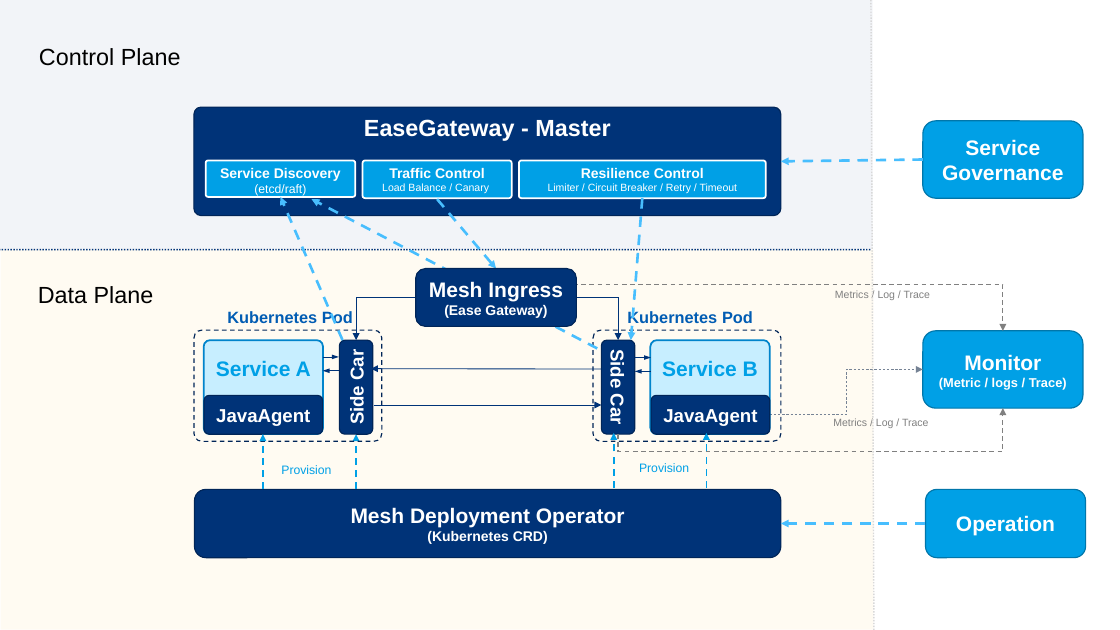
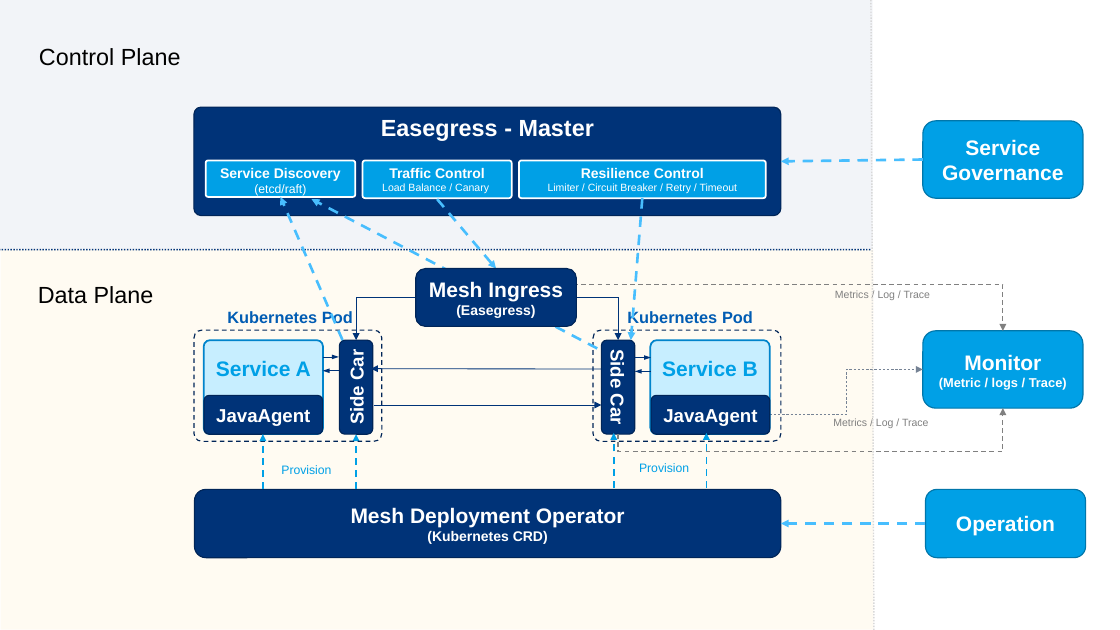
Before and after one commit to megaease/easemesh, a slide deck: slide 2 of docs/architecture.pptx. Drawn at 1120x630 pixels with LibreOffice and Linux fonts; fonts in the diff are those of the drawing. Boxes give left, top, right and bottom in pixels: in the first picture for what was removed or moved away, otherwise in the second. Text is boxed around its words. In the diff, an @@ line names an element or a change of style, - is before the commit and + after.

Commit message:
[doc] update EaseGateway to Easegress (#20)

```diff
--- a/docs/architecture.pptx
+++ b/docs/architecture.pptx
@@ text in rounded rectangle at box(381, 120, 594, 141): text changed @@
-EaseGateway - Master
+Easegress - Master
@@ text in rounded rectangle at box(456, 305, 535, 318): text changed @@
-(Ease Gateway)
+(Easegress)
```
Also in this commit, not shown: 2 other slides changed, 3 other files.
